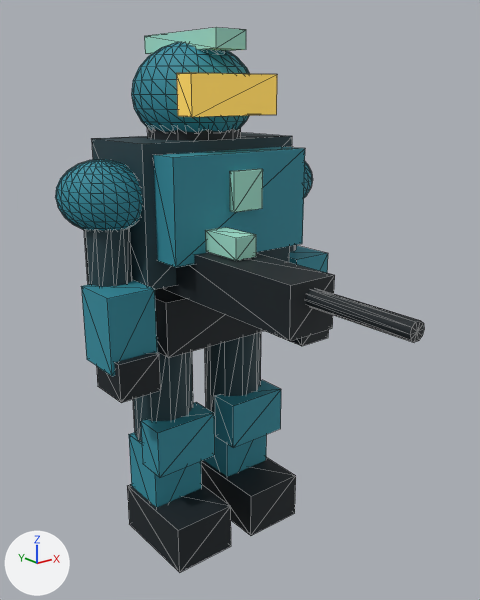
The glTF model public/assets/actors/arc-scout.glb, before and after one commit.
Rendered twice from a 50 mm lens placed at (-1.17, -1.68, 1.428), pointed at (-0.034, -0.259, 0.859). The axes (+X, +Y, +Z) are drawn at lower left. The lights are the same throughout. The picture after the commit comes second. Mesh edges are drawn as thin lines. Where no turn or scale is listed for an object, it has been applied to the vertices. Vertices at exactly the same position are counted once.

Script lines for the objects in view, before the commit:
```python
me_mesh_0 = bpy.data.meshes.new('Mesh_0')
me_mesh_0.from_pydata(...)  # 1165 vertices, 2112 faces; spans x -0.44..0.44, y -0.92..0.29, z 0.01..1.59
me_mesh_0.materials.append(mat_arc_scout_body)
me_mesh_1 = bpy.data.meshes.new('Mesh_1')
me_mesh_1.from_pydata(...)  # a box spanning x -0.147..0.147, y -0.202..-0.134, z 1.365..1.474
me_mesh_1.materials.append(mat_arc_scout_visor)
ob_arc_scout_body = bpy.data.objects.new('arc-scout-body', me_mesh_0)
ob_arc_scout_body.location = (0.0, 0.0, 0.0)
ob_arc_scout_visor = bpy.data.objects.new('arc-scout-visor', me_mesh_1)
ob_arc_scout_visor.location = (0.0, 0.0, 0.0)
```
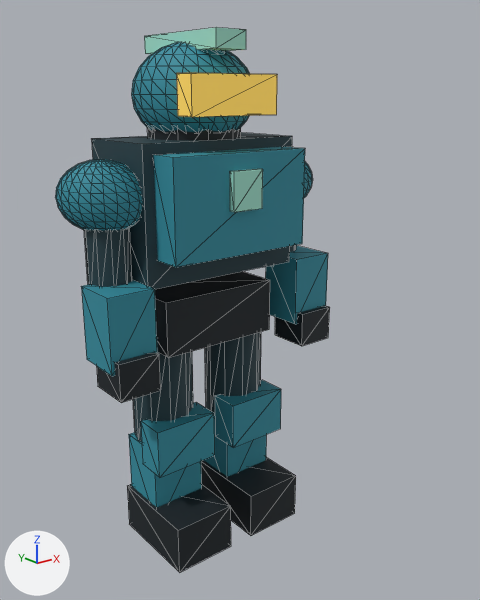
What the commit changed:
me_mesh_0 is used by ob_arc_scout_body; location (0.0, 0.0, 0.0).
me_mesh_0 had 1165 vertices, 2112 faces and spanned x -0.44..0.44, y -0.92..0.29, z 0.01..1.59.
me_mesh_0 now has 1127 vertices, 2048 faces and spans x -0.44..0.44, y -0.26..0.29, z 0.01..1.59.
me_mesh_0 part 1: the loose piece of 22 vertices spanning x -0.12..-0.08, y -0.92..-0.56, z 0.94..0.99 is deleted.
me_mesh_0 part 2: the loose piece of 8 vertices spanning x -0.13..-0.07, y -0.37..-0.24, z 1.01..1.07 is deleted.
me_mesh_0 part 3: the loose piece of 8 vertices spanning x -0.17..-0.03, y -0.62..-0.07, z 0.87..1.01 is deleted.

Changed parts and their boxes [x1, y1, x2, y2] in the pictures (480 x 600 px):
'arc-scout-body', reshaped (25% narrower): before [55, 27, 424, 573]; after [55, 27, 330, 573]
part 1 of me_mesh_0, deleted: before [306, 288, 424, 342]
part 2 of me_mesh_0, deleted (green): before [205, 227, 256, 261]
part 3 of me_mesh_0, deleted: before [163, 252, 335, 341]
